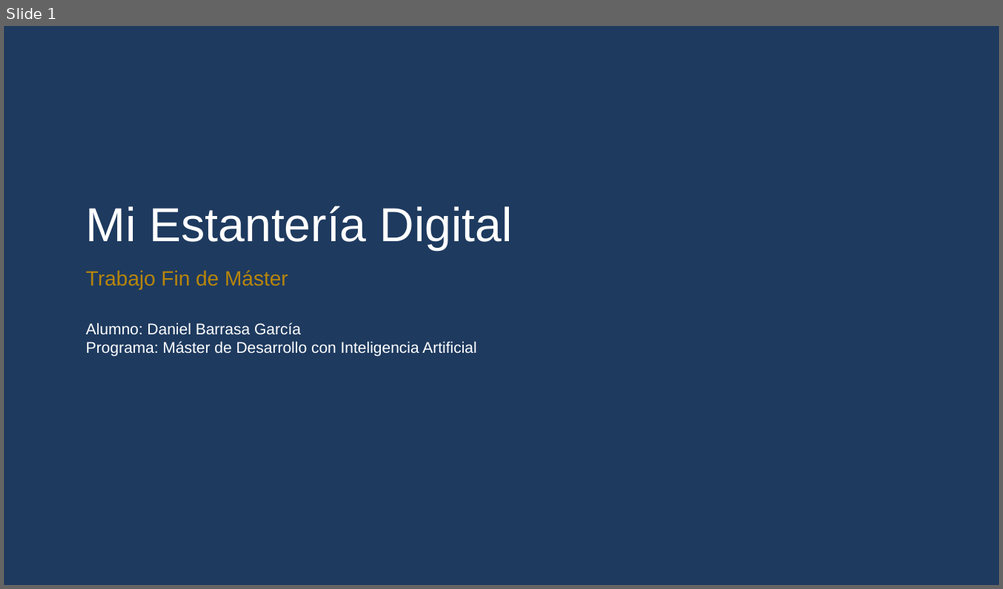
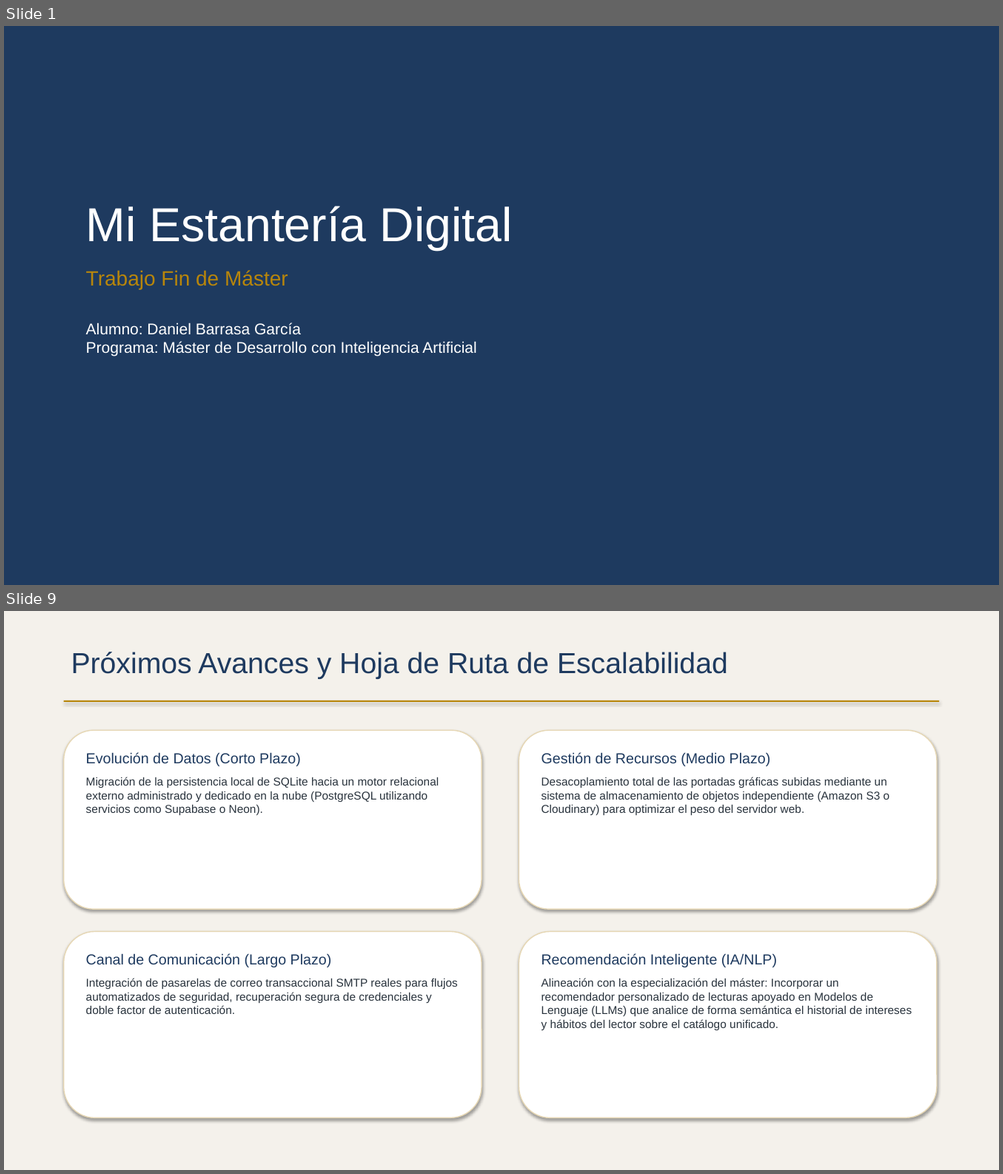
Before and after one commit to dabarra/Mi-Estanteria-Digital, a slide deck: Presentacion_TFM_Daniel_Barrasa.pptx. Shown one above the other, each under a label of ours: slide 1 before the commit, slides 1 and 9 after it; the slides between them are not shown. The pictures are 1003x589 and 1003x1174 pixels, drawn with LibreOffice and Linux fonts; fonts in the diff are those of the drawing. Boxes give left, top, right and bottom in pixels: in the first picture for what was removed or moved away, otherwise in the second. Text is boxed around its words. In the diff, an @@ line names an element or a change of style, - is before the commit and + after.

Commit message:
docs: actualizar presentación ejecutiva del TFM a la versión premium v3 - Incorporada la justificación metodológica de la persistencia y el enfoque PMV asistido por IA. - Añadida nueva sección con la estrategia de testing (pruebas unitarias, control de concurrencia y validación de contramedidas). - Documentadas las métricas de rendimiento del semillero automatizado (<1.5s) y de compresión multimedia de Pillow (~45%). - Establecida la hoja de ruta evolutiva a largo plazo (PostgreSQL, Amazon S3 y recomendador semántico de lecturas basado en LLMs).

```diff
--- a/Presentacion_TFM_Daniel_Barrasa.pptx
+++ b/Presentacion_TFM_Daniel_Barrasa.pptx
@@ slide 9 added at [4, 611, 999, 1170], background #F4F1EB @@
@@ text added at [71, 652, 728, 679], 28 pt, text #1E3A5F @@
+Próximos Avances y Hoja de Ruta de Escalabilidad
@@ rectangle added at [64, 701, 939, 702], fill #B8860B @@
@@ rounded rectangle added at [64, 730, 481, 909], fill #FFFFFF, outline #E6D7B4 1 pt @@
@@ rounded rectangle added at [519, 730, 936, 909], fill #FFFFFF, outline #E6D7B4 1 pt @@
@@ text added at [86, 752, 438, 816], 11 pt, text #28323C @@
+Evolución de Datos (Corto Plazo)
+Migración de la persistencia local de SQLite hacia un motor relacional externo administrado y dedicado en la nube (PostgreSQL utilizando servicios como Supabase o Neon).
@@ text added at [541, 752, 890, 816], 11 pt, text #28323C @@
+Gestión de Recursos (Medio Plazo)
+Desacoplamiento total de las portadas gráficas subidas mediante un sistema de almacenamiento de objetos independiente (Amazon S3 o Cloudinary) para optimizar el peso del servidor web.
@@ rounded rectangle added at [64, 932, 481, 1119], fill #FFFFFF, outline #E6D7B4 1 pt @@
@@ rounded rectangle added at [519, 932, 936, 1119], fill #FFFFFF, outline #E6D7B4 1 pt @@
@@ text added at [86, 954, 458, 1014], 11 pt, text #28323C @@
+Canal de Comunicación (Largo Plazo)
+Integración de pasarelas de correo transaccional SMTP reales para flujos automatizados de seguridad, recuperación segura de credenciales y doble factor de autenticación.
@@ text added at [541, 954, 912, 1031], 11 pt, text #28323C @@
+Recomendación Inteligente (IA/NLP)
+Alineación con la especialización del máster: Incorporar un recomendador personalizado de lecturas apoyado en Modelos de Lenguaje (LLMs) que analice de forma semántica el historial de intereses y hábitos del lector sobre el catálogo unificado.
```
Also in this commit, not shown: 5 other slides changed, 2 other slides added, 2 slides removed.
